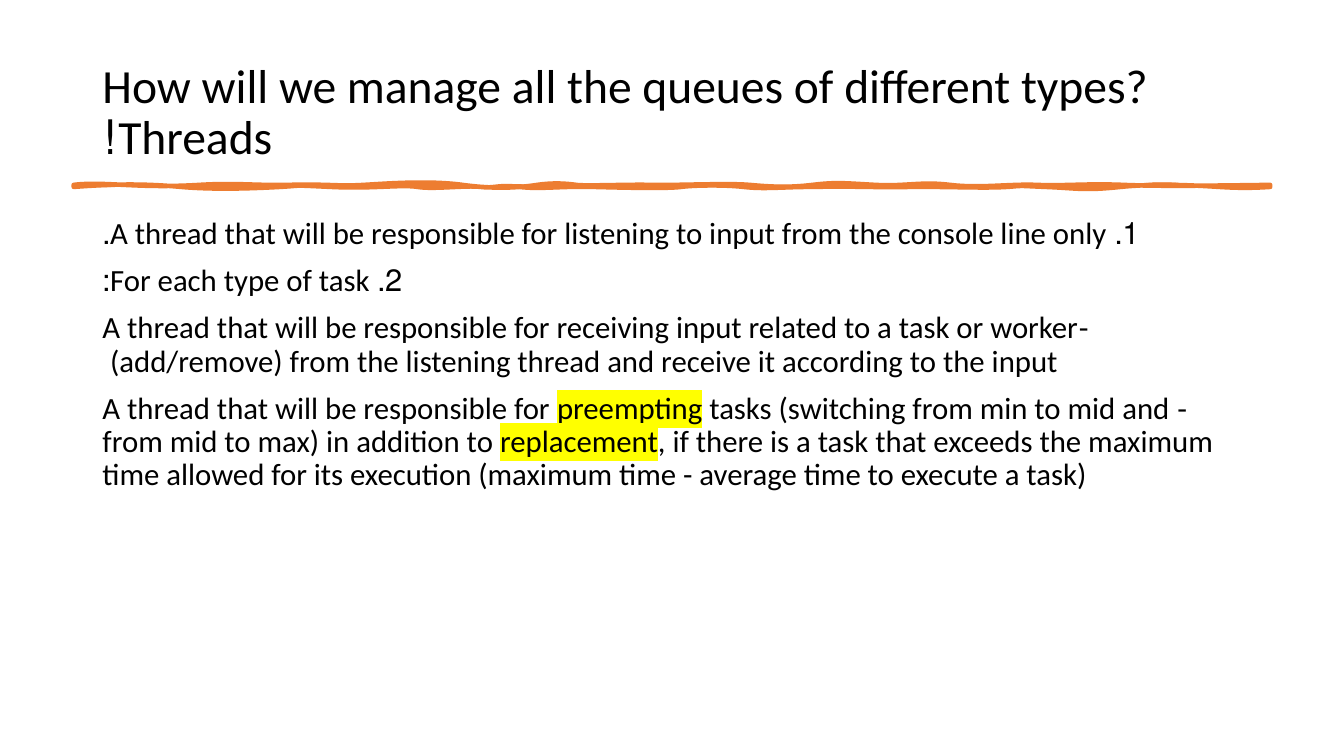
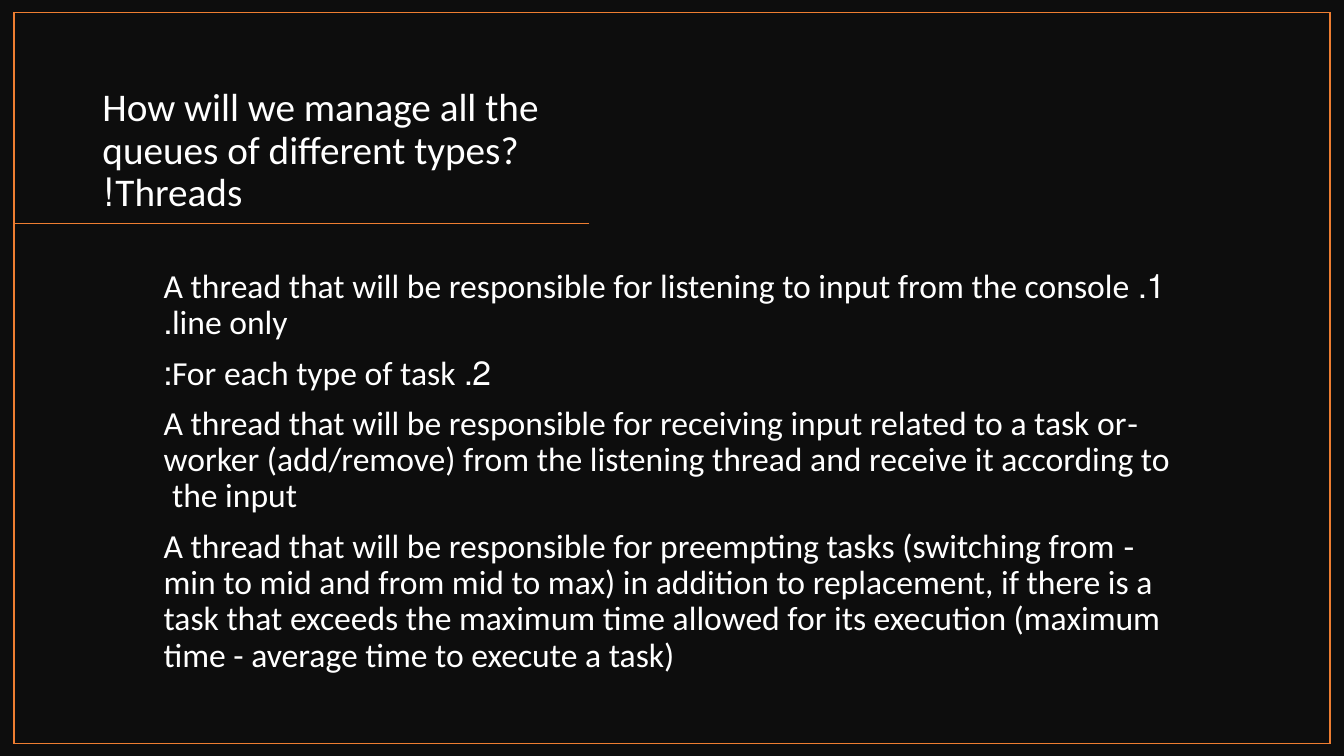
Before and after one commit to hilagithub/timeManager, a slide deck: slide 15 of src/מצגת- פרויקט.pptx (slide 10 before the commit). Drawn at 1344x756 pixels with LibreOffice and Linux fonts; fonts in the diff are those of the drawing. Boxes give left, top, right and bottom in pixels: in the first picture for what was removed or moved away, otherwise in the second. Text is boxed around its words. In the diff, an @@ line names an element or a change of style, - is before the commit and + after.

```diff
--- a/src/מצגת- פרויקט.pptx
+++ b/src/מצגת- פרויקט.pptx
@@ rectangle added at [0, 0, 1344, 756], fill #0D0D0D @@
@@ rectangle added at [14, 13, 1331, 744], outline #ED7D31 1 pt @@
@@ title "How will we manage all ...": place and size @@
-title "How will we manage all ..." at [102, 70, 1148, 155]
+title "How will we manage all ..." at [102, 93, 538, 207]
@@ title "How will we manage all ..." at [102, 93, 538, 207]: size 34 to 28 pt, text colour #000000 to #FFFFFF; vertical alignment middle to bottom @@
@@ freeform shape removed at [74, 185, 1270, 187] @@
@@ line added from (590, 224) to (14, 224), #ED7D31 1 pt @@
@@ text "1. A thread that will ...": place and size @@
-text "1. A thread that will ..." at [102, 222, 1213, 491]
+text "1. A thread that will ..." at [164, 274, 1170, 672]
@@ text "1. A thread that will ..." at [164, 274, 1170, 672]: size 22 to 24 pt, text colour #000000 to #FFFFFF; highlight #FFFF00 to none in "preempting replacement," @@
```
Also in this commit, not shown: 7 other slides changed, 5 slides added, 17 other files.
